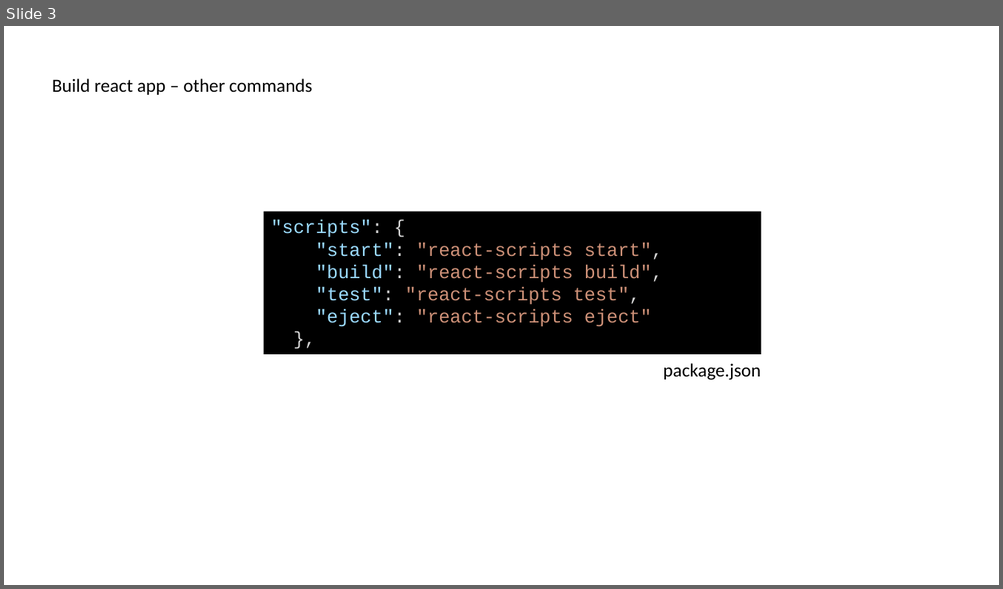
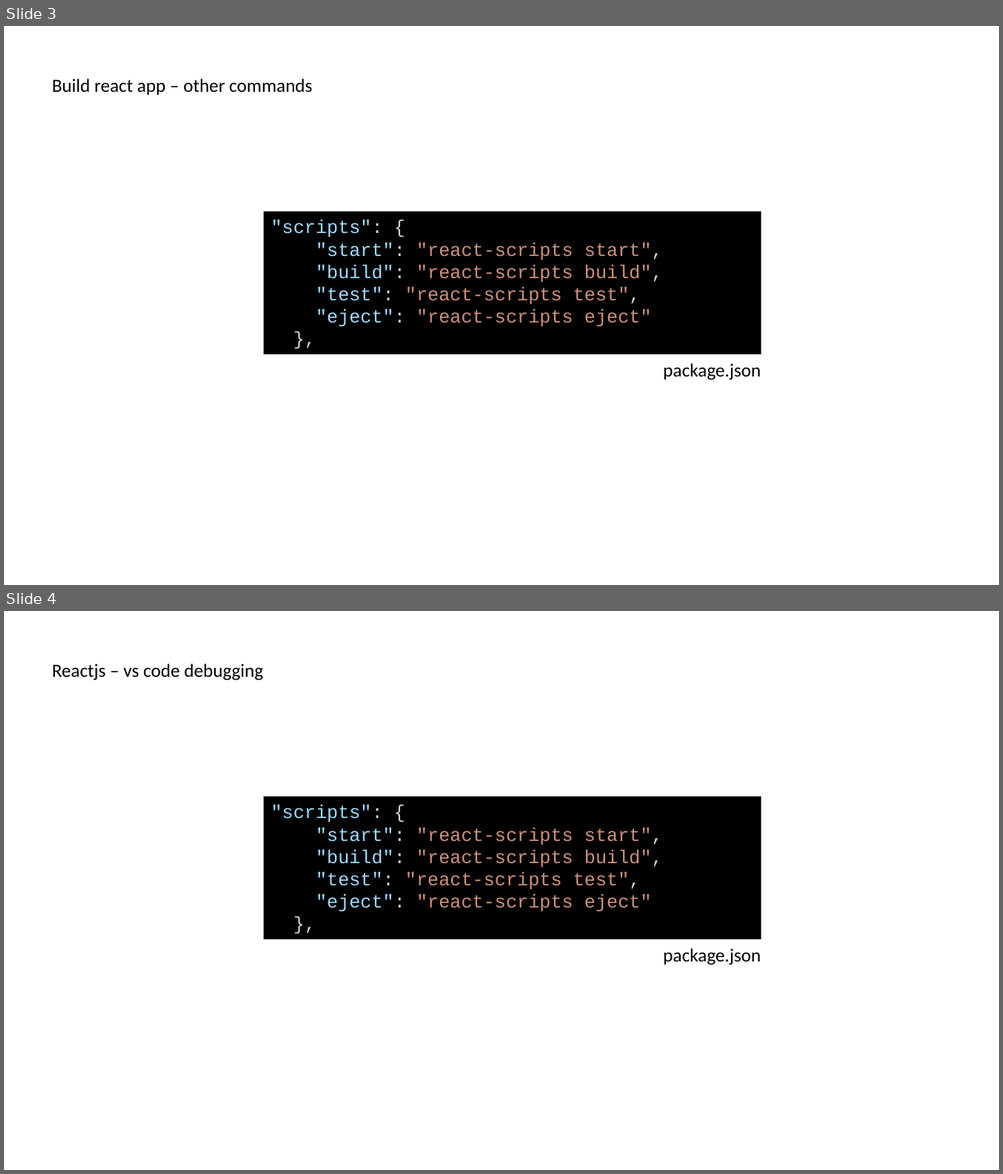
Before and after one commit to delprzemo/reactjs-starter, a slide deck: tutorial/ReactjsTraining.pptx. Shown one above the other, each under a label of ours: slide 3 before the commit, slides 3 and 4 after it. The pictures are 1003x589 and 1003x1174 pixels, drawn with LibreOffice and Linux fonts; fonts in the diff are those of the drawing. Boxes give left, top, right and bottom in pixels: in the first picture for what was removed or moved away, otherwise in the second. Text is boxed around its words. In the diff, an @@ line names an element or a change of style, - is before the commit and + after.

```diff
--- a/tutorial/ReactjsTraining.pptx
+++ b/tutorial/ReactjsTraining.pptx
@@ slide 4 added at [4, 611, 999, 1170], background #FFFFFF @@
@@ text added at [52, 664, 263, 681], 18 pt, text #000000 @@
+Reactjs – vs code debugging
@@ rectangle added at [264, 797, 761, 940], fill #000000, 18 pt, text #CE9178 @@
+"scripts": {
+"start": "react-scripts start",
+"build": "react-scripts build",
+"test": "react-scripts test",
+"eject": "react-scripts eject"
+},
@@ text added at [663, 948, 760, 965], 18 pt, text #000000 @@
+package.json
```
Also in this commit, not shown: 3 other slides added, 4 other files.
